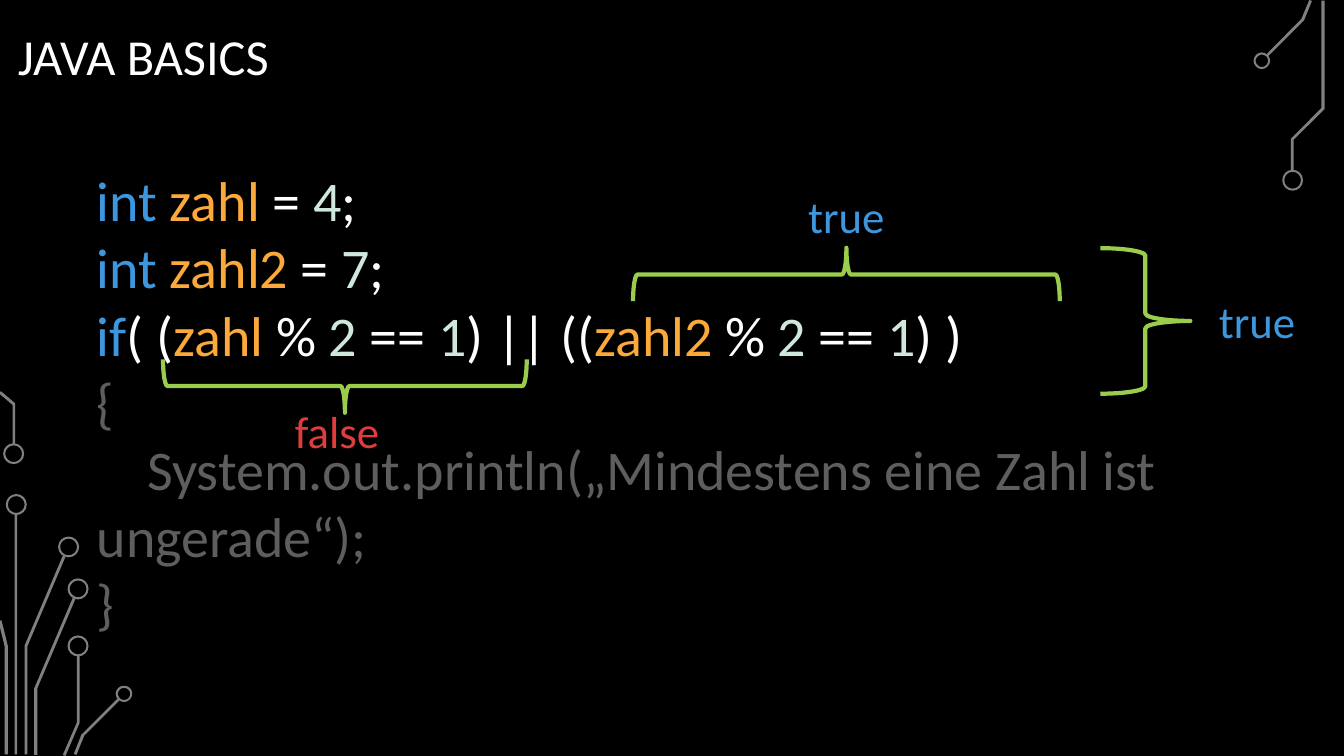
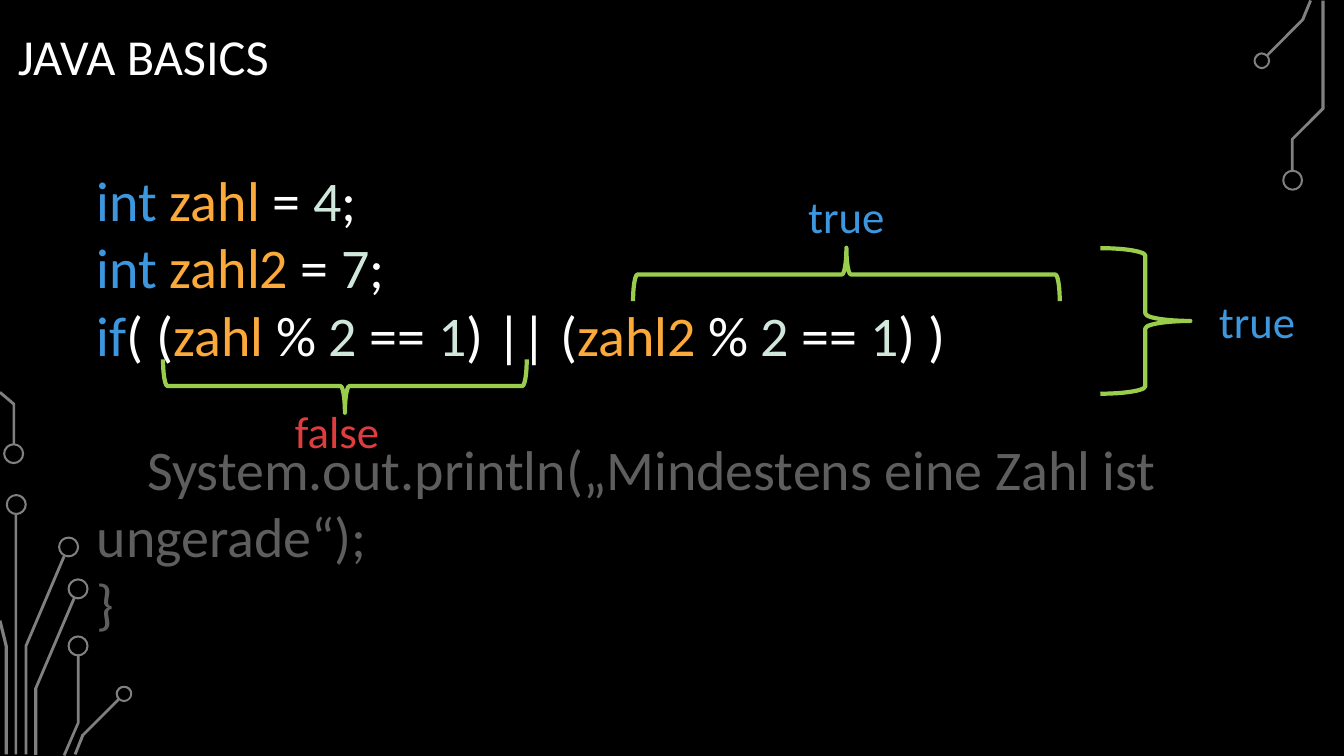
Before and after one commit to BelmontR/Java-Tutorial-Course, a slide deck: slide 54 of Java Grundkurs 2025.pptx. Drawn at 1344x756 pixels with LibreOffice and Linux fonts; fonts in the diff are those of the drawing; background and template pictures are left out. Boxes give left, top, right and bottom in pixels: in the first picture for what was removed or moved away, otherwise in the second. Text is boxed around its words. In the diff, an @@ line names an element or a change of style, - is before the commit and + after.

```diff
--- a/Java Grundkurs 2025.pptx
+++ b/Java Grundkurs 2025.pptx
@@ text at box(97, 315, 915, 369): text changed @@
-if( (zahl % 2 == 1) || ((zahl2 % 2 == 1) )
-{
+if( (zahl % 2 == 1) || (zahl2 % 2 == 1) )
```
Also in this commit, not shown: 15 other slides changed, 12 other files.
